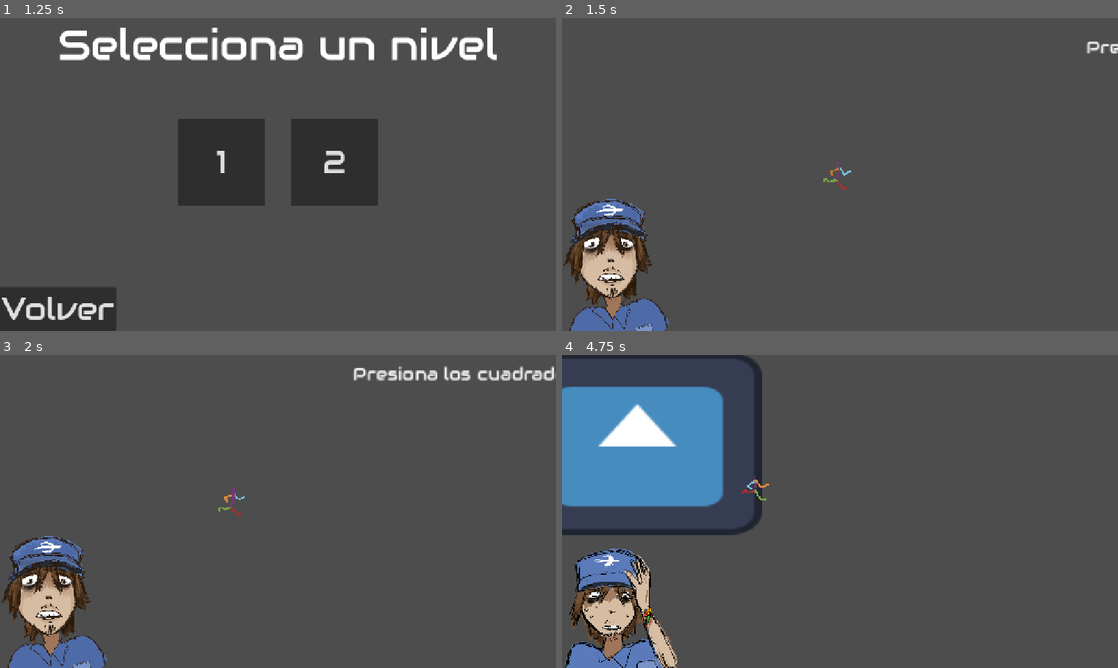
Above: before the commit, frames 1-4 (two rows, left to right).
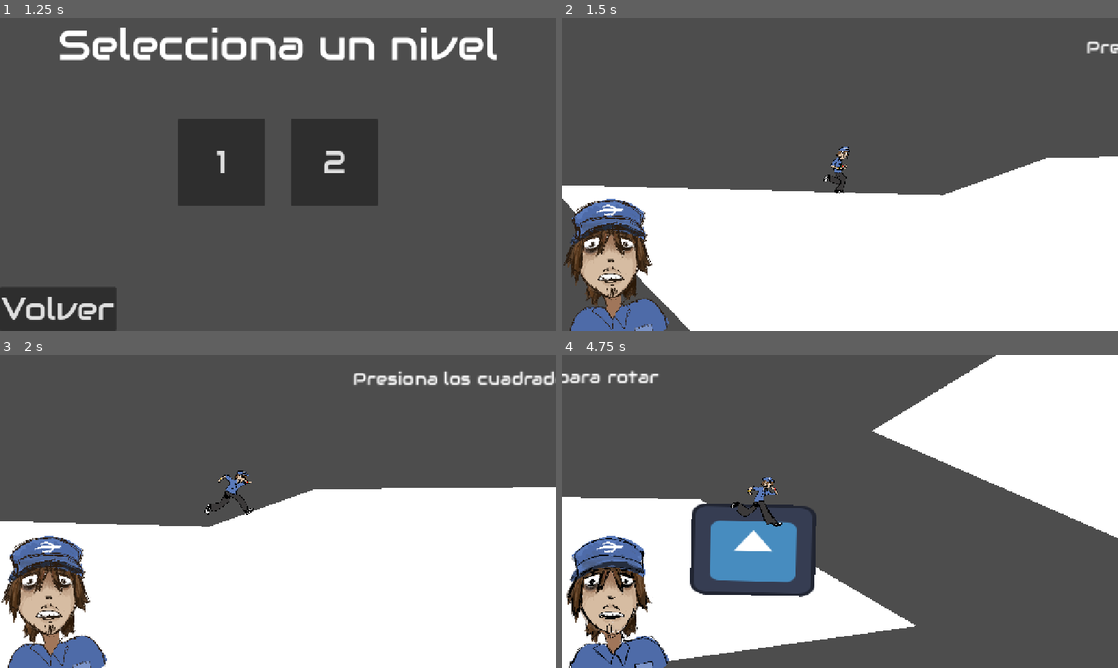
Above: after the commit, the same moments.

Repository: ActivePowah/ONIET-30-ODV
Game: Godot game, scene res://interfaz/menu.tscn
Same seed, same stepped clock (60 frames per second), same inputs: the game is played once before the commit and once after it. The engine's default icon, where the game draws it, is replaced by a stand-in: a white triangle on a blue panel in a dark square. Sound files missing from this copy of the repository are replaced by a short silence.
Inputs (mouse positions are in pixels of both pictures, inside the frame that each line leads up to):
- Up to frame 1 (1.25 s): click "Jugar" at 0.5 s
- Up to frame 2 (1.5 s): click "1" at 1.25 s
- Up to frame 3 (2 s): no input
- Up to frame 4 (4.75 s): move the mouse to (962, 495) at 2.02 s; press the mouse at (962, 495) at 2.03 s; move the mouse to (728, 527) at 2.77 s; release the mouse at (728, 527) at 2.78 s; click (728, 527) at 2.85 s; move the mouse to (973, 589) at 3.52 s; press the mouse at (973, 589) at 3.53 s; move the mouse to (812, 574) at 4.27 s; release the mouse at (812, 574) at 4.28 s; click (812, 574) at 4.35 s

Frame 1 is identical in both runs. In frame 2, 41% of the frame differs, in the area x 0-100%, y 41-100%; in frame 3, 48%; in frame 4, 49%, in the area x 0-100%, y 0-100%.

Commit message:
asddd

Diff:
--- /dev/null
+++ b/defeatscene.gd
@@ -0,0 +1,12 @@
+extends CanvasLayer
+
+
+# Called when the node enters the scene tree for the first time.
+func _ready() -> void:
+	AudioManager.music_player.stop()
+	pass # Replace with function body.
+
+
+# Called every frame. 'delta' is the elapsed time since the previous frame.
+func _process(delta: float) -> void:
+	pass
--- a/defeatscene.tscn
+++ b/defeatscene.tscn
@@ -1,8 +1,10 @@
 [gd_scene format=3 uid="uid://b2gqiji0h0t74"]
 
+[ext_resource type="Script" uid="uid://c3bawuudyx7tf" path="res://defeatscene.gd" id="1_4gqt3"]
 [ext_resource type="Script" uid="uid://b7grhsg5a1d83" path="res://interfaz/boton_volver.gd" id="1_06jp2"]
 
 [node name="defeatscene" type="CanvasLayer" unique_id=2145725605]
+script = ExtResource("1_4gqt3")
 
 [node name="VBoxContainer" type="VBoxContainer" parent="." unique_id=1314068464]
 anchors_preset = 8
--- a/entidades/jugador/jugador.gd
+++ b/entidades/jugador/jugador.gd
@@ -14,6 +14,7 @@
 	velocity.x = move_toward(velocity.x, aceleracion_maxima, aceleracion)
 	if is_on_wall():
 		velocity.x = 0
+		get_tree().create_timer(5).timeout.connect(morir)
 	if not is_on_floor():
 		landed = false
 		velocity.y = move_toward(velocity.y, gravedad, 100)
@@ -23,3 +24,6 @@
 	if camara:
 		camara.offset = lerp(camara.offset, get_real_velocity() * 0.5, delta * 2)
 	move_and_slide()
+
+func morir():
+	get_tree().change_scene_to_file("res://defeatscene.tscn")
--- a/entidades/jugador/jugador.tscn
+++ b/entidades/jugador/jugador.tscn
@@ -1,31 +1,41 @@
 [gd_scene format=3 uid="uid://bqntfgk0smxuh"]
 
 [ext_resource type="Script" uid="uid://buexne6f4ic0e" path="res://entidades/jugador/jugador.gd" id="1_78n3h"]
-[ext_resource type="Texture2D" uid="uid://b4ogco8up30k7" path="res://entidades/jugador/run_sprite_guy.png" id="1_vvei2"]
+[ext_resource type="Texture2D" uid="uid://cb6retwmbbbww" path="res://assets/sprites/corriendose oghh/run1.png" id="2_78n3h"]
+[ext_resource type="Texture2D" uid="uid://dwby8vqenvt1r" path="res://assets/sprites/corriendose oghh/run2.png" id="3_deohb"]
+[ext_resource type="Texture2D" uid="uid://b1qb7kly03rsf" path="res://assets/sprites/corriendose oghh/run3.png" id="4_firrh"]
+[ext_resource type="Texture2D" uid="uid://ck40q3qdrmhgv" path="res://assets/sprites/corriendose oghh/run4.png" id="5_s2aq0"]
+[ext_resource type="Texture2D" uid="uid://bwqyx8iuc40ar" path="res://assets/sprites/corriendose oghh/run5.png" id="6_rsx3y"]
+[ext_resource type="Texture2D" uid="uid://dt1nrrbwr3u38" path="res://assets/sprites/corriendose oghh/run6.png" id="7_3qoy5"]
+[ext_resource type="Texture2D" uid="uid://spxebg5txvdf" path="res://assets/sprites/corriendose oghh/run7.png" id="8_ow0e5"]
 
 [sub_resource type="AtlasTexture" id="AtlasTexture_i8lgo"]
-atlas = ExtResource("1_vvei2")
-region = Rect2(0, 0, 32, 48)
+atlas = ExtResource("2_78n3h")
+region = Rect2(0, 0, 257, 231)
 
-[sub_resource type="AtlasTexture" id="AtlasTexture_5hhml"]
-atlas = ExtResource("1_vvei2")
-region = Rect2(32, 0, 32, 48)
+[sub_resource type="AtlasTexture" id="AtlasTexture_tel5y"]
+atlas = ExtResource("3_deohb")
+region = Rect2(0, 0, 257, 231)
 
-[sub_resource type="AtlasTexture" id="AtlasTexture_5xbqb"]
-atlas = ExtResource("1_vvei2")
-region = Rect2(64, 0, 32, 48)
+[sub_resource type="AtlasTexture" id="AtlasTexture_7ne8r"]
+atlas = ExtResource("4_firrh")
+region = Rect2(0, 0, 257, 231)
 
-[sub_resource type="AtlasTexture" id="AtlasTexture_2rudo"]
-atlas = ExtResource("1_vvei2")
-region = Rect2(96, 0, 32, 48)
+[sub_resource type="AtlasTexture" id="AtlasTexture_i7w14"]
+atlas = ExtResource("5_s2aq0")
+region = Rect2(0, 0, 257, 231)
 
-[sub_resource type="AtlasTexture" id="AtlasTexture_r0ul3"]
-atlas = ExtResource("1_vvei2")
-region = Rect2(128, 0, 32, 48)
+[sub_resource type="AtlasTexture" id="AtlasTexture_281kt"]
+atlas = ExtResource("6_rsx3y")
+region = Rect2(0, 0, 257, 231)
 
-[sub_resource type="AtlasTexture" id="AtlasTexture_ow0e5"]
-atlas = ExtResource("1_vvei2")
-region = Rect2(160, 0, 32, 48)
+[sub_resource type="AtlasTexture" id="AtlasTexture_dlnrl"]
+atlas = ExtResource("7_3qoy5")
+region = Rect2(0, 0, 257, 231)
+
+[sub_resource type="AtlasTexture" id="AtlasTexture_os0gh"]
+atlas = ExtResource("8_ow0e5")
+region = Rect2(0, 0, 257, 231)
 
 [sub_resource type="SpriteFrames" id="SpriteFrames_ow0e5"]
 animations = [{
@@ -34,19 +44,22 @@
 "texture": SubResource("AtlasTexture_i8lgo")
 }, {
 "duration": 1.0,
-"texture": SubResource("AtlasTexture_5hhml")
+"texture": SubResource("AtlasTexture_tel5y")
 }, {
 "duration": 1.0,
-"texture": SubResource("AtlasTexture_5xbqb")
+"texture": SubResource("AtlasTexture_7ne8r")
 }, {
 "duration": 1.0,
-"texture": SubResource("AtlasTexture_2rudo")
+"texture": SubResource("AtlasTexture_i7w14")
 }, {
 "duration": 1.0,
-"texture": SubResource("AtlasTexture_r0ul3")
+"texture": SubResource("AtlasTexture_281kt")
 }, {
 "duration": 1.0,
-"texture": SubResource("AtlasTexture_ow0e5")
+"texture": SubResource("AtlasTexture_dlnrl")
+}, {
+"duration": 1.0,
+"texture": SubResource("AtlasTexture_os0gh")
 }],
 "loop": 1,
 "name": &"default",
@@ -54,6 +67,8 @@
 }]
 
 [sub_resource type="CapsuleShape2D" id="CapsuleShape2D_cvmmj"]
+radius = 20.0
+height = 70.0
 
 [node name="Jugador" type="CharacterBody2D" unique_id=870915588 node_paths=PackedStringArray("sprite")]
 script = ExtResource("1_78n3h")
@@ -61,9 +76,10 @@
 
 [node name="AnimatedSprite2D" type="AnimatedSprite2D" parent="." unique_id=886532714]
 texture_filter = 1
+scale = Vector2(0.3, 0.3)
 sprite_frames = SubResource("SpriteFrames_ow0e5")
 autoplay = "default"
 
 [node name="CollisionShape2D" type="CollisionShape2D" parent="." unique_id=230980560]
-position = Vector2(-1, 8)
+position = Vector2(-2, -8)
 shape = SubResource("CapsuleShape2D_cvmmj")
--- /dev/null
+++ b/menu.gd
@@ -0,0 +1,12 @@
+extends CanvasLayer
+
+
+# Called when the node enters the scene tree for the first time.
+func _ready() -> void:
+	AudioManager
+	pass # Replace with function body.
+
+
+# Called every frame. 'delta' is the elapsed time since the previous frame.
+func _process(delta: float) -> void:
+	pass
--- a/menu.tscn
+++ b/menu.tscn
@@ -1,6 +1,9 @@
 [gd_scene format=3 uid="uid://cap8lqhreq1qw"]
 
+[ext_resource type="Script" uid="uid://bisebugukiel5" path="res://menu.gd" id="1_lti8b"]
+
 [node name="CanvasLayer" type="CanvasLayer" unique_id=894414050]
+script = ExtResource("1_lti8b")
 
 [node name="VBoxContainer" type="VBoxContainer" parent="." unique_id=2057960755]
 anchors_preset = 5
--- a/sistemas/componentes/componente_nivelador.gd
+++ b/sistemas/componentes/componente_nivelador.gd
@@ -3,19 +3,15 @@
 
 @export var nodo_a_nivelar: Node2D
 @export var area_de_agarre: Area2D
-@export var area_de_deteccion: Area2D
+
 
 var rotacion_inicial: float
-var jugador_encima: bool = false
+
 
 func _ready() -> void:
 	rotacion_inicial = nodo_a_nivelar.rotation
 	area_de_agarre.mouse_entered.connect(_on_mouse_entered)
 	area_de_agarre.mouse_exited.connect(_on_mouse_exited)
-	area_de_deteccion.body_entered.connect(func(body):
-		if body is Jugador:
-			jugador_encima = true
-		)
 
 func _on_mouse_entered():
 	Mano.mouse_entered(self)
@@ -33,8 +29,6 @@
 	mouse_offset = get_global_mouse_position()
 
 func nivelar():
-	if jugador_encima:
-		return
 	var angulo_hacia_mouse : float = (nodo_a_nivelar.global_position).angle_to_point(get_global_mouse_position())
 	var peso : float = 0.1
 	nodo_a_nivelar.rotation = lerp_angle(nodo_a_nivelar.rotation, angulo_hacia_mouse, peso)
--- a/sistemas/mano.gd
+++ b/sistemas/mano.gd
@@ -15,8 +15,6 @@
 	if !nodo_agarrado:
 		return
 	if Input.is_action_just_pressed("Left Click") and nodo_agarrado:
-		if nodo_agarrado.jugador_encima:
-			return
 		nodo_en_mano = true
 		agarrar.emit(true)
 	if Input.is_action_pressed("Left Click"):
--- /dev/null
+++ b/sistemas/overworld/area_2d.gd
@@ -0,0 +1,8 @@
+extends Area2D
+
+func _ready() -> void:
+	body_entered.connect(matar.bind())
+	pass
+
+func matar(body:Node):
+	get_tree().call_deferred("change_scene_to_file", "res://defeatscene.tscn")
--- a/sistemas/overworld/cara_canvas.gd
+++ b/sistemas/overworld/cara_canvas.gd
@@ -7,19 +7,25 @@
 
 var tiempo_ahora : float = 0.
 var ansioso : bool = false
+var empezar_timer : bool = false
 
 func _ready() -> void:
+	Mano.agarrar.connect(func(agarrar:bool):
+		empezar_timer = agarrar)
 	tiempo_ahora = tiempo_maximo
 	AudioManager.play_music(AudioManager.canciones[AudioManager.Canciones.NORMAL])
 
 
 func _process(delta: float) -> void:
-	tiempo_ahora -= delta
+	if empezar_timer:
+		tiempo_ahora -= delta / 0.2
 	if tiempo_ahora <= tiempo_ans and not ansioso:
 		ansioso = true
 		cara_sprite.play(&"ansioso")
 		AudioManager.play_music(AudioManager.canciones[AudioManager.Canciones.ANSIOSO], AudioManager.music_player.get_playback_position())
 	if tiempo_ahora <= tiempo_apurado:
-		#cara_sprite.play(&"apurado")
+		cara_sprite.play(&"apurado")
 		#AudioManager.play_music(AudioManager.canciones[AudioManager.Canciones.APURADO], AudioManager.music_player.get_playback_position())
+	if tiempo_ahora <= 0:
+		get_tree().change_scene_to_file("res://defeatscene.tscn")
 		pass
--- a/sistemas/overworld/cara_canvas.tscn
+++ b/sistemas/overworld/cara_canvas.tscn
@@ -6,7 +6,17 @@
 [ext_resource type="Texture2D" uid="uid://duwsaeo34wo0b" path="res://assets/sprites/portrait 2c.png" id="3_np8p3"]
 [ext_resource type="Texture2D" uid="uid://cv74n21c8bqox" path="res://assets/sprites/portrait 1a.png" id="4_yc281"]
 [ext_resource type="Texture2D" uid="uid://6r03icbijaea" path="res://assets/sprites/portrait 1b.png" id="5_0h2xp"]
+[ext_resource type="Texture2D" uid="uid://xrnu3fqav1f2" path="res://assets/sprites/portrait 3a.png" id="5_yc281"]
+[ext_resource type="Texture2D" uid="uid://27p8fd23d5bi" path="res://assets/sprites/portrait 3b.png" id="6_0h2xp"]
 [ext_resource type="Texture2D" uid="uid://dofnfrci42xof" path="res://assets/sprites/portrait 1c.png" id="6_85d70"]
+
+[sub_resource type="AtlasTexture" id="AtlasTexture_85d70"]
+atlas = ExtResource("5_yc281")
+region = Rect2(0, 0, 508, 506)
+
+[sub_resource type="AtlasTexture" id="AtlasTexture_ir0vu"]
+atlas = ExtResource("6_0h2xp")
+region = Rect2(0, 0, 508, 506)
 
 [sub_resource type="SpriteFrames" id="SpriteFrames_aef47"]
 animations = [{
@@ -22,6 +32,17 @@
 }],
 "loop": 1,
 "name": &"ansioso",
+"speed": 5.0
+}, {
+"frames": [{
+"duration": 1.0,
+"texture": SubResource("AtlasTexture_85d70")
+}, {
+"duration": 1.0,
+"texture": SubResource("AtlasTexture_ir0vu")
+}],
+"loop": 1,
+"name": &"apurado",
 "speed": 5.0
 }, {
 "frames": [{
@@ -56,5 +77,5 @@
 position = Vector2(124.17787, -114.5)
 scale = Vector2(0.6778656, 0.6778656)
 sprite_frames = SubResource("SpriteFrames_aef47")
-animation = &"normal"
+animation = &"apurado"
 autoplay = "normal"
--- a/sistemas/overworld/nivel_1.tscn
+++ b/sistemas/overworld/nivel_1.tscn
@@ -6,12 +6,19 @@
 [ext_resource type="Texture2D" uid="uid://dd5370p8fe42i" path="res://icon.svg" id="3_n0lwm"]
 [ext_resource type="PackedScene" uid="uid://msqg6jg0oyxt" path="res://interfaz/efectos_agarrando.tscn" id="4_n0lwm"]
 [ext_resource type="PackedScene" uid="uid://bqntfgk0smxuh" path="res://entidades/jugador/jugador.tscn" id="5_8dk67"]
+[ext_resource type="Script" uid="uid://b4e7ewat2auy6" path="res://sistemas/overworld/area_2d.gd" id="7_8dk67"]
 
 [sub_resource type="RectangleShape2D" id="RectangleShape2D_r3k05"]
 size = Vector2(289, 211.5)
 
 [sub_resource type="RectangleShape2D" id="RectangleShape2D_hgbn4"]
-size = Vector2(1307, 275)
+size = Vector2(1307, 174)
+
+[sub_resource type="RectangleShape2D" id="RectangleShape2D_8dk67"]
+size = Vector2(1509.5, 349)
+
+[sub_resource type="WorldBoundaryShape2D" id="WorldBoundaryShape2D_r3k05"]
+distance = -546.0
 
 [node name="Nivel1" type="Node2D" unique_id=1886793892]
 script = ExtResource("1_xfh1s")
@@ -22,14 +29,19 @@
 position = Vector2(6, 52)
 polygon = PackedVector2Array(-284, -72, 170, -60, 291, -103, 763, -107, 967.2954, 6.0488586, 1016, 33, 360, 141, -69, 149)
 
-[node name="ComponenteNivelador" type="Node2D" parent="StaticBody2D" unique_id=1972579857 node_paths=PackedStringArray("nodo_a_nivelar", "area_de_agarre", "area_de_deteccion")]
+[node name="Polygon2D" type="Polygon2D" parent="StaticBody2D" unique_id=2037499903]
+position = Vector2(3, 51)
+polygon = PackedVector2Array(-284, -72, 170, -60, 291, -103, 763, -107, 967.2954, 6.0488586, 1016, 33, 360, 141, -69, 149)
+
+[node name="ComponenteNivelador" type="Node2D" parent="StaticBody2D" unique_id=1972579857 node_paths=PackedStringArray("nodo_a_nivelar", "area_de_agarre")]
 script = ExtResource("2_hgbn4")
 nodo_a_nivelar = NodePath("..")
 area_de_agarre = NodePath("../Area2D")
-area_de_deteccion = NodePath("../Area2D2")
 metadata/_custom_type_script = "uid://bcld1bfgimyjk"
 
 [node name="Area2D" type="Area2D" parent="StaticBody2D" unique_id=440687199]
+position = Vector2(385, -7)
+scale = Vector2(0.5, 0.5)
 
 [node name="Icon" type="Sprite2D" parent="StaticBody2D/Area2D" unique_id=1447117537]
 position = Vector2(887.5, 15.499998)
@@ -43,14 +55,44 @@
 [node name="Area2D2" type="Area2D" parent="StaticBody2D" unique_id=816511438]
 
 [node name="CollisionShape2D" type="CollisionShape2D" parent="StaticBody2D/Area2D2" unique_id=157560937]
-position = Vector2(356.5, 82.5)
+position = Vector2(356.5, 133)
 shape = SubResource("RectangleShape2D_hgbn4")
 
-[node name="StaticBody2D2" type="StaticBody2D" parent="." unique_id=546940838]
+[node name="StaticBody2D2" type="StaticBody2D" parent="." unique_id=1467526588]
+position = Vector2(1344, -36)
 
-[node name="CollisionPolygon2D" type="CollisionPolygon2D" parent="StaticBody2D2" unique_id=820356451]
-position = Vector2(442, 157)
-polygon = PackedVector2Array(937, -235, 971, -397, 737, -267, 528, -241, 707, -184)
+[node name="CollisionPolygon2D" type="CollisionPolygon2D" parent="StaticBody2D2" unique_id=1429344610]
+position = Vector2(6, 52)
+polygon = PackedVector2Array(1225, 112, 1043, -404, 44, -391, -382, -132, 600, 295)
+
+[node name="Polygon2D" type="Polygon2D" parent="StaticBody2D2" unique_id=358440175]
+position = Vector2(3, 51)
+polygon = PackedVector2Array(1225, 112, 1043, -404, 44, -391, -382, -132, 600, 295)
+
+[node name="ComponenteNivelador" type="Node2D" parent="StaticBody2D2" unique_id=997022114 node_paths=PackedStringArray("nodo_a_nivelar", "area_de_agarre")]
+script = ExtResource("2_hgbn4")
+nodo_a_nivelar = NodePath("..")
+area_de_agarre = NodePath("../Area2D")
+metadata/_custom_type_script = "uid://bcld1bfgimyjk"
+
+[node name="Area2D" type="Area2D" parent="StaticBody2D2" unique_id=552586736]
+position = Vector2(518, -200)
+scale = Vector2(0.5, 0.5)
+
+[node name="Icon" type="Sprite2D" parent="StaticBody2D2/Area2D" unique_id=63515912]
+position = Vector2(883.5, -121.500015)
+scale = Vector2(2.2421875, 1.6328125)
+texture = ExtResource("3_n0lwm")
+
+[node name="CollisionShape2D" type="CollisionShape2D" parent="StaticBody2D2/Area2D" unique_id=1310397287]
+position = Vector2(881.5, -125.25)
+shape = SubResource("RectangleShape2D_r3k05")
+
+[node name="Area2D2" type="Area2D" parent="StaticBody2D2" unique_id=831439051]
+
+[node name="CollisionShape2D" type="CollisionShape2D" parent="StaticBody2D2/Area2D2" unique_id=1648849410]
+position = Vector2(503.25, 95.5)
+shape = SubResource("RectangleShape2D_8dk67")
 
 [node name="Label" type="Label" parent="." unique_id=385155061]
 offset_left = 338.0
@@ -58,7 +100,7 @@
 offset_right = 2666.0
 offset_bottom = -68.0
 theme_override_font_sizes/font_size = 20
-text = "Presiona los cuadrados amarillos para rotar"
+text = "Presiona los cuadrados para rotar"
 
 [node name="CaraCanvas" parent="." unique_id=415942711 instance=ExtResource("3_hgbn4")]
 
@@ -71,3 +113,9 @@
 [node name="Camera2D" type="Camera2D" parent="Jugador" unique_id=2044790140]
 zoom = Vector2(2, 2)
 position_smoothing_enabled = true
+
+[node name="Area2D" type="Area2D" parent="." unique_id=266713254]
+script = ExtResource("7_8dk67")
+
+[node name="CollisionShape2D" type="CollisionShape2D" parent="Area2D" unique_id=735923131]
+shape = SubResource("WorldBoundaryShape2D_r3k05")
--- a/sistemas/overworld/nivel_2.tscn
+++ b/sistemas/overworld/nivel_2.tscn
@@ -5,10 +5,13 @@
 [ext_resource type="PackedScene" uid="uid://bhb2vks51b4tk" path="res://sistemas/overworld/cara_canvas.tscn" id="3_4r6xa"]
 [ext_resource type="PackedScene" uid="uid://msqg6jg0oyxt" path="res://interfaz/efectos_agarrando.tscn" id="4_7egvg"]
 [ext_resource type="PackedScene" uid="uid://bqntfgk0smxuh" path="res://entidades/jugador/jugador.tscn" id="5_uejlf"]
+[ext_resource type="Script" uid="uid://b4e7ewat2auy6" path="res://sistemas/overworld/area_2d.gd" id="6_7egvg"]
 
-[node name="Nivel2" type="Node2D" unique_id=1886793892 node_paths=PackedStringArray("spawn")]
+[sub_resource type="WorldBoundaryShape2D" id="WorldBoundaryShape2D_uejlf"]
+distance = -800.0
+
+[node name="Nivel2" type="Node2D" unique_id=1886793892]
 script = ExtResource("1_6vpx4")
-spawn = NodePath("")
 
 [node name="StaticBody2D" type="StaticBody2D" parent="." unique_id=82479227]
 
@@ -31,3 +34,9 @@
 [node name="Camera2D" type="Camera2D" parent="Jugador" unique_id=1842132714]
 zoom = Vector2(2, 2)
 position_smoothing_enabled = true
+
+[node name="Area2D" type="Area2D" parent="." unique_id=1856210463]
+script = ExtResource("6_7egvg")
+
+[node name="CollisionShape2D" type="CollisionShape2D" parent="Area2D" unique_id=1731123903]
+shape = SubResource("WorldBoundaryShape2D_uejlf")
Not shown, added: defeatscene.gd.uid
Not shown, added: menu.gd.uid
Not shown, added: sistemas/overworld/area_2d.gd.uid
